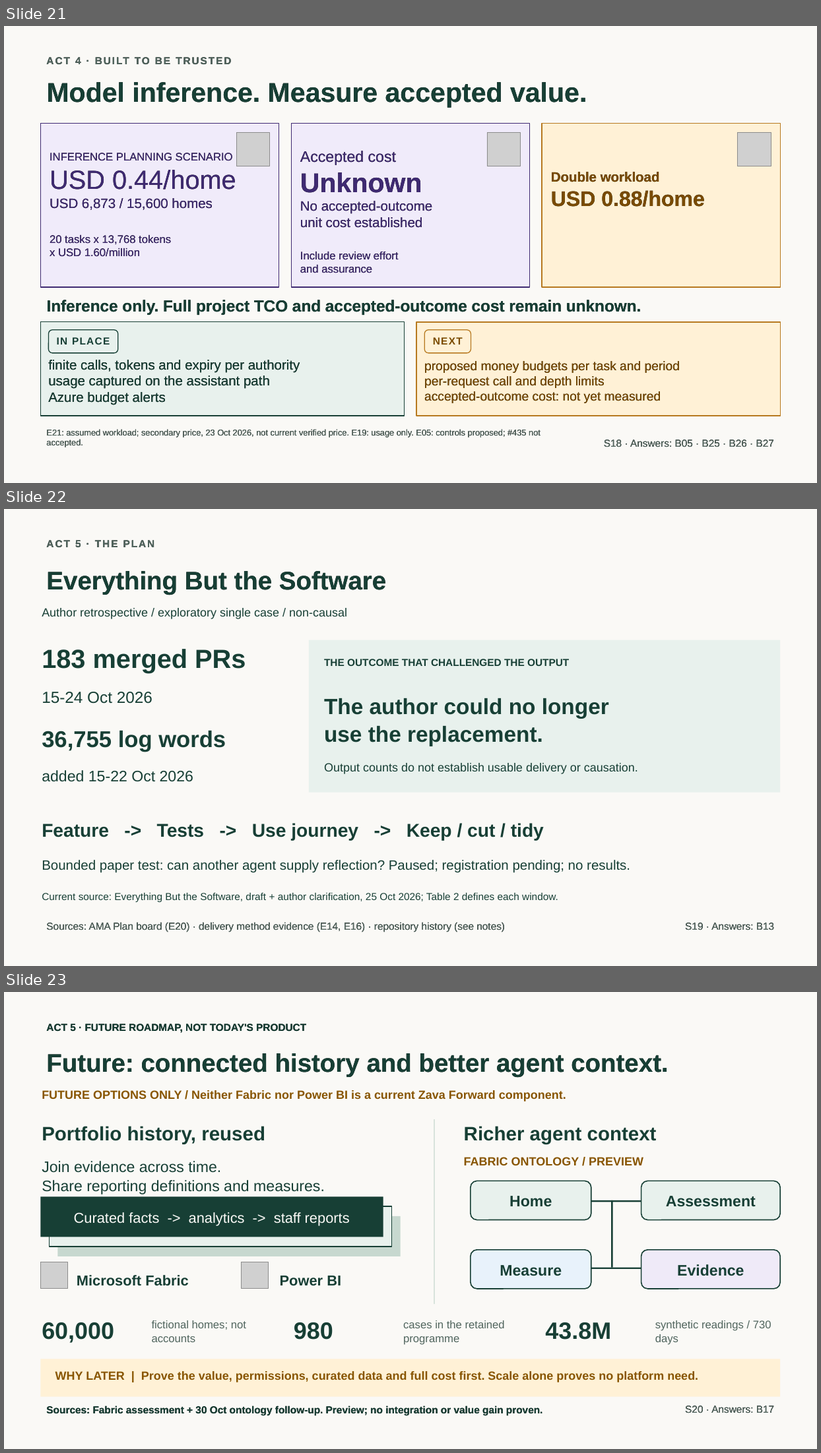
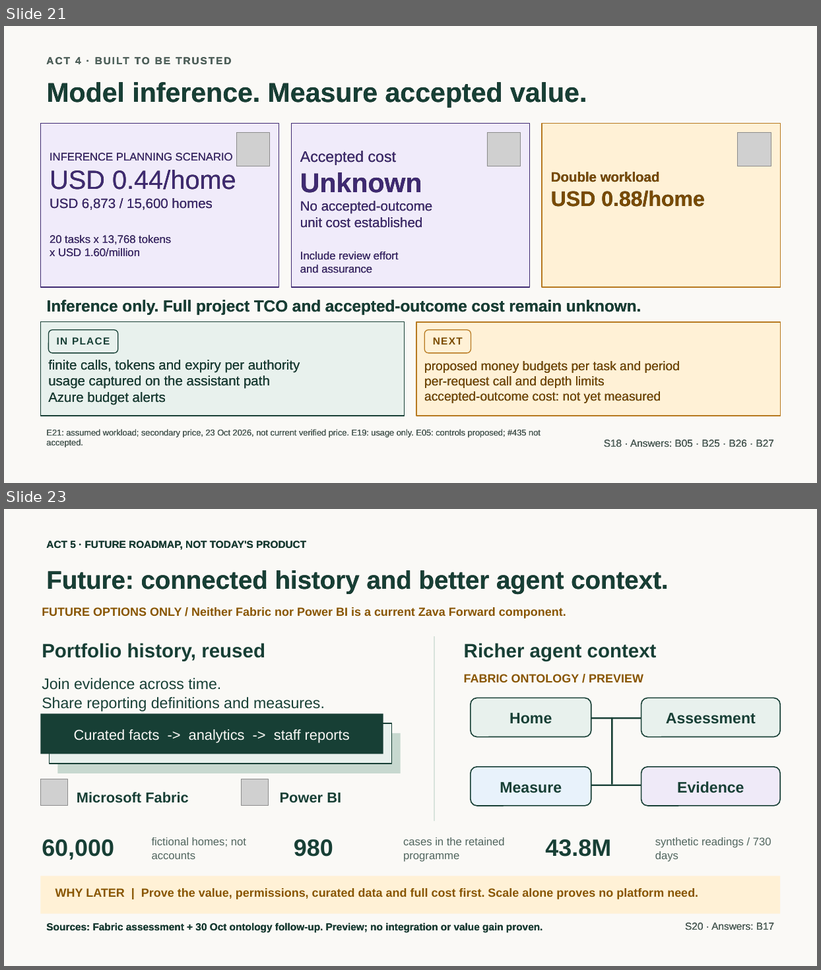
Before and after one commit to jmservera/ama, a slide deck: docs/capstone/deck/zava-forward-cowork-v2-draft.pptx. Shown one above the other, each under a label of ours: slides 21, 22 and 23 before the commit, slides 21 and 23 after it; the slides between them are not shown. The pictures are 821x1453 and 821x970 pixels, drawn with LibreOffice and Linux fonts; fonts in the diff are those of the drawing; grey boxes stand for pictures. Boxes give left, top, right and bottom in pixels: in the first picture for what was removed or moved away, otherwise in the second. Text is boxed around its words. In the diff, an @@ line names an element or a change of style, - is before the commit and + after.

```diff
--- a/docs/capstone/deck/zava-forward-cowork-v2-draft.pptx
+++ b/docs/capstone/deck/zava-forward-cowork-v2-draft.pptx
@@ slide 22 removed at (x1=4, y1=509, x2=817, y2=966), background #FAF9F6 @@
@@ text removed at (x1=46, y1=540, x2=155, y2=548) @@
-ACT 5 · THE PLAN
@@ text removed at (x1=46, y1=571, x2=386, y2=595) @@
-Everything But the Software
@@ text removed at (x1=42, y1=608, x2=347, y2=619) @@
-Author retrospective / exploratory single case / non-causal
@@ rectangle removed at (x1=309, y1=640, x2=781, y2=793) @@
@@ text removed at (x1=42, y1=649, x2=246, y2=673) @@
-183 merged PRs
@@ text removed at (x1=324, y1=659, x2=569, y2=666) @@
-THE OUTCOME THAT CHALLENGED THE OUTPUT
@@ text removed at (x1=42, y1=692, x2=152, y2=704) @@
-15-24 Oct 2026
@@ text removed at (x1=324, y1=698, x2=609, y2=746) @@
-The author could no longer
-use the replacement.
@@ text removed at (x1=42, y1=731, x2=226, y2=752) @@
-36,755 log words
@@ text removed at (x1=324, y1=763, x2=638, y2=774) @@
-Output counts do not establish usable delivery or causation.
@@ text removed at (x1=42, y1=770, x2=193, y2=782) @@
-added 15-22 Oct 2026
@@ text removed at (x1=42, y1=823, x2=544, y2=841) @@
-Feature -> Tests -> Use journey -> Keep / cut / tidy
@@ text removed at (x1=42, y1=860, x2=630, y2=873) @@
-Bounded paper test: can another agent supply reflection? Paused; registration pending; no results.
@@ text removed at (x1=42, y1=893, x2=558, y2=902) @@
-Current source: Everything But the Software, draft + author clarification, 25 Oct 2026; Table 2 defines each window.
@@ text removed at (x1=46, y1=922, x2=505, y2=932) @@
-Sources: AMA Plan board (E20) · delivery method evidence (E14, E16) · repository history (see notes)
@@ text removed at (x1=685, y1=923, x2=774, y2=931) @@
-S19 · Answers: B13
```
Also in this commit, not shown: 1 slide changed, 2 slides added, 1 other slide removed, 21 other files.
